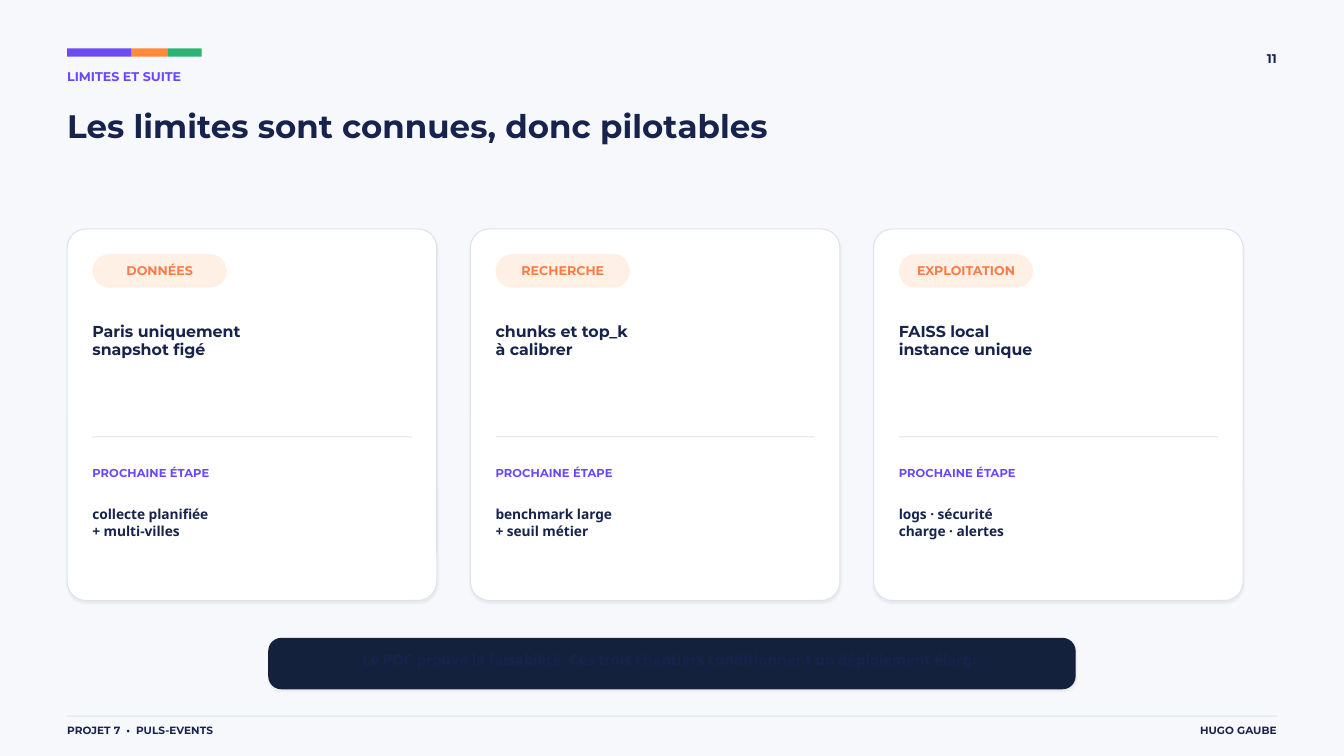
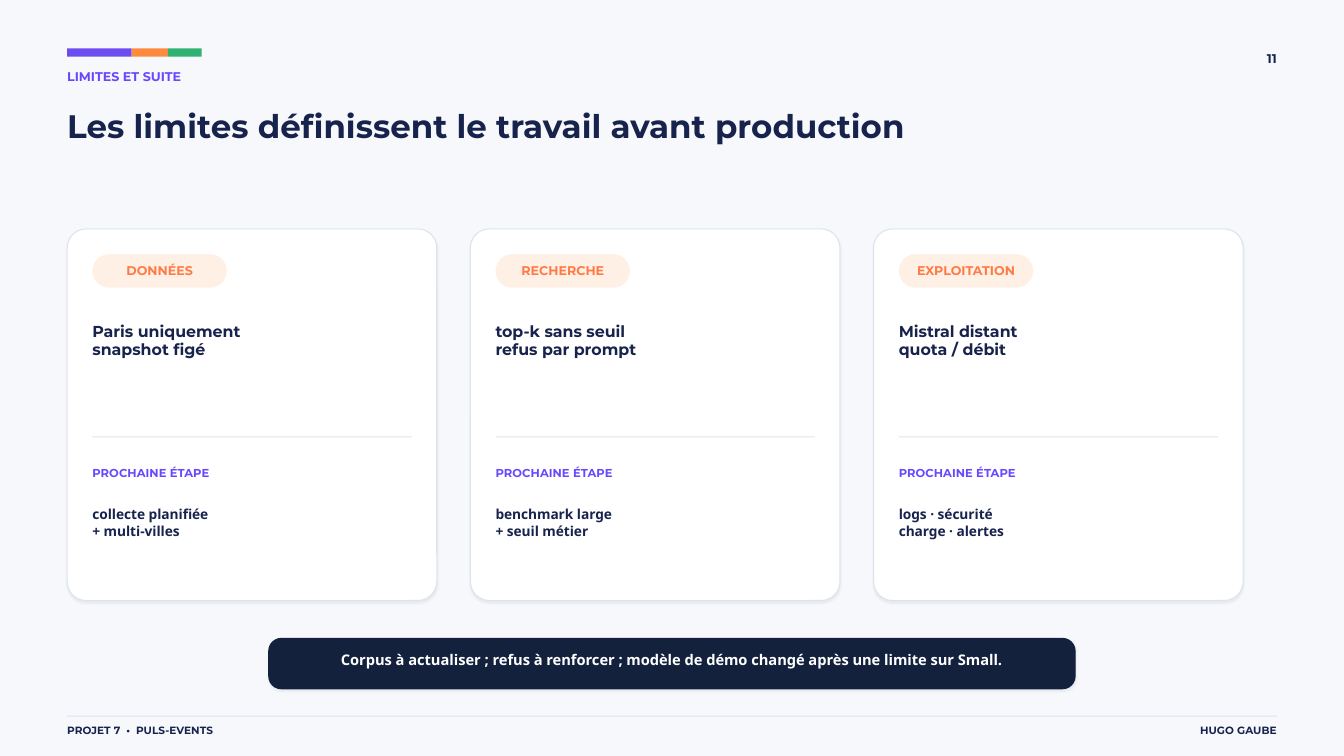
Before and after one commit to hgbe-GH/Projet7, a slide deck: slide 11 of outputs/openagenda-rag-soutenance.pptx. Drawn at 1344x756 pixels with LibreOffice and Linux fonts; fonts in the diff are those of the drawing. Boxes give left, top, right and bottom in pixels: in the first picture for what was removed or moved away, otherwise in the second. Text is boxed around its words. In the diff, an @@ line names an element or a change of style, - is before the commit and + after.

Commit message:
fix: fiabiliser la démo et publier les livrables de soutenance

```diff
--- a/outputs/openagenda-rag-soutenance.pptx
+++ b/outputs/openagenda-rag-soutenance.pptx
@@ text at (x1=67, y1=112, x2=904, y2=145): text changed @@
-Les limites sont connues, donc pilotables
+Les limites définissent le travail avant production
@@ text at (x1=496, y1=324, x2=636, y2=358): text changed @@
-chunks et top_k
-à calibrer
+top-k sans seuil
+refus par prompt
@@ text at (x1=899, y1=324, x2=1018, y2=358): text changed @@
-FAISS local
-instance unique
+Mistral distant
+quota / débit
@@ text added at (x1=341, y1=653, x2=1002, y2=669), 10.5 pt, text #FFFFFF, bold @@
+Corpus à actualiser ; refus à renforcer ; modèle de démo changé après une limite sur Small.
```
Also in this commit, not shown: 11 other slides changed, 53 other files.
